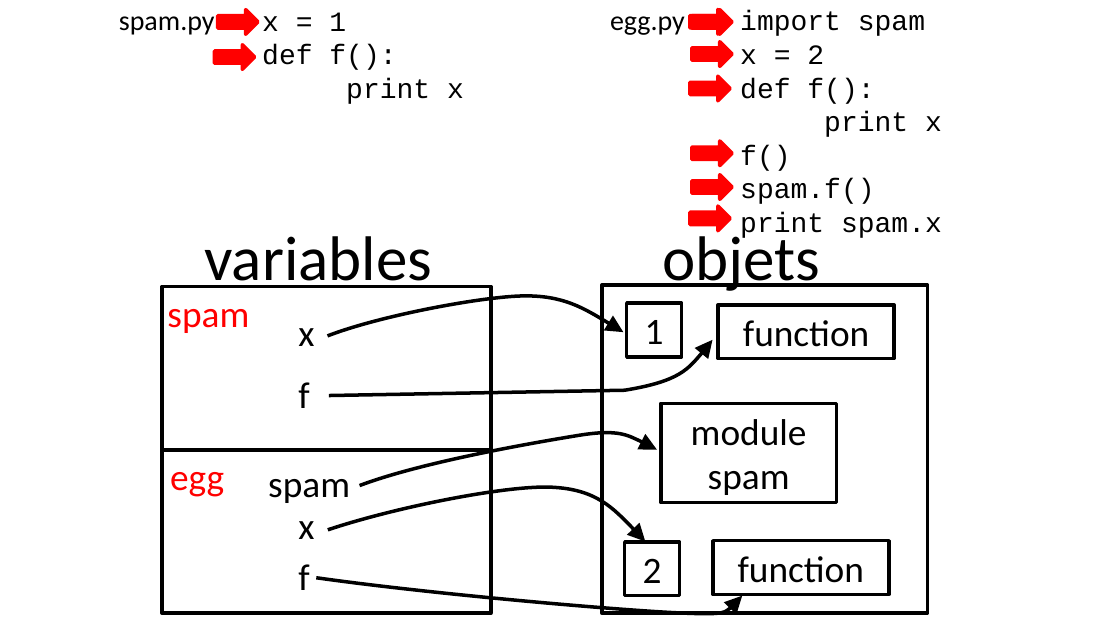
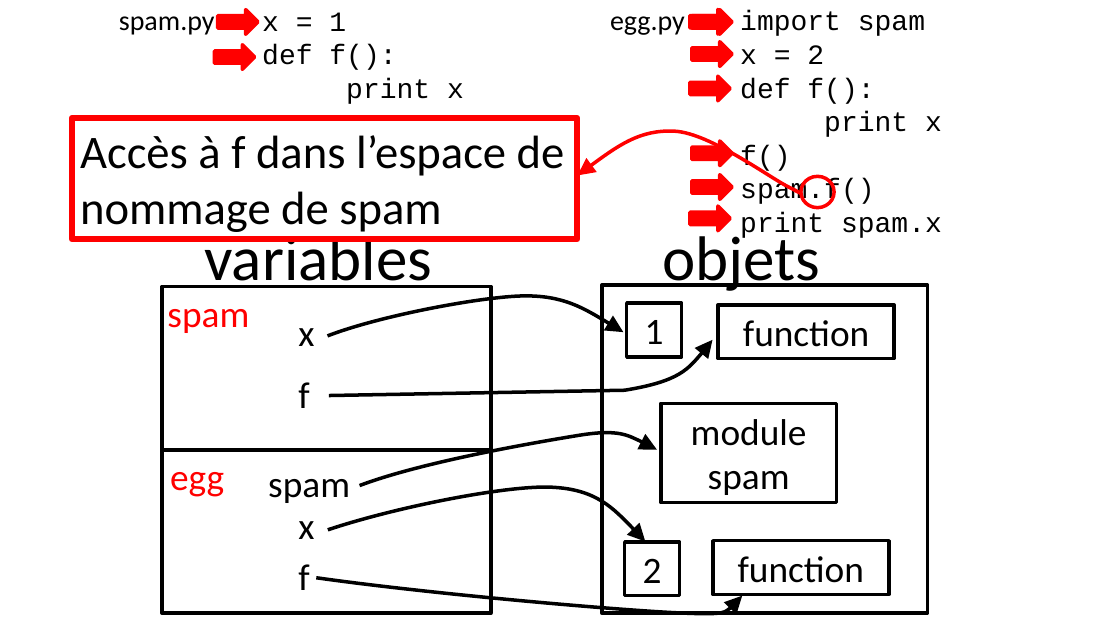
Before and after one commit to parmentelat/flotpython-archive, a slide deck: slide 2 of semaine5/CO12AL-W5-VIDEO01-SLIDE01.pptx. Drawn at 1120x630 pixels with LibreOffice and Linux fonts; fonts in the diff are those of the drawing. Boxes give left, top, right and bottom in pixels: in the first picture for what was removed or moved away, otherwise in the second. Text is boxed around its words. In the diff, an @@ line names an element or a change of style, - is before the commit and + after.

```diff
--- a/semaine5/CO12AL-W5-VIDEO01-SLIDE01.pptx
+++ b/semaine5/CO12AL-W5-VIDEO01-SLIDE01.pptx
@@ rectangle added at (72,118,578,239), outline #FF0000 5 pt, 40 pt, text #000000 @@
+Accès à f dans l’espace de nommage de spam
@@ freeform shape added at (578,131,802,193), outline #FF0000 3 pt @@
@@ ellipse added at (801,176,834,208), outline #FF0000 3 pt @@
```
Also in this commit, not shown: 1 slide added, 17 other files.
